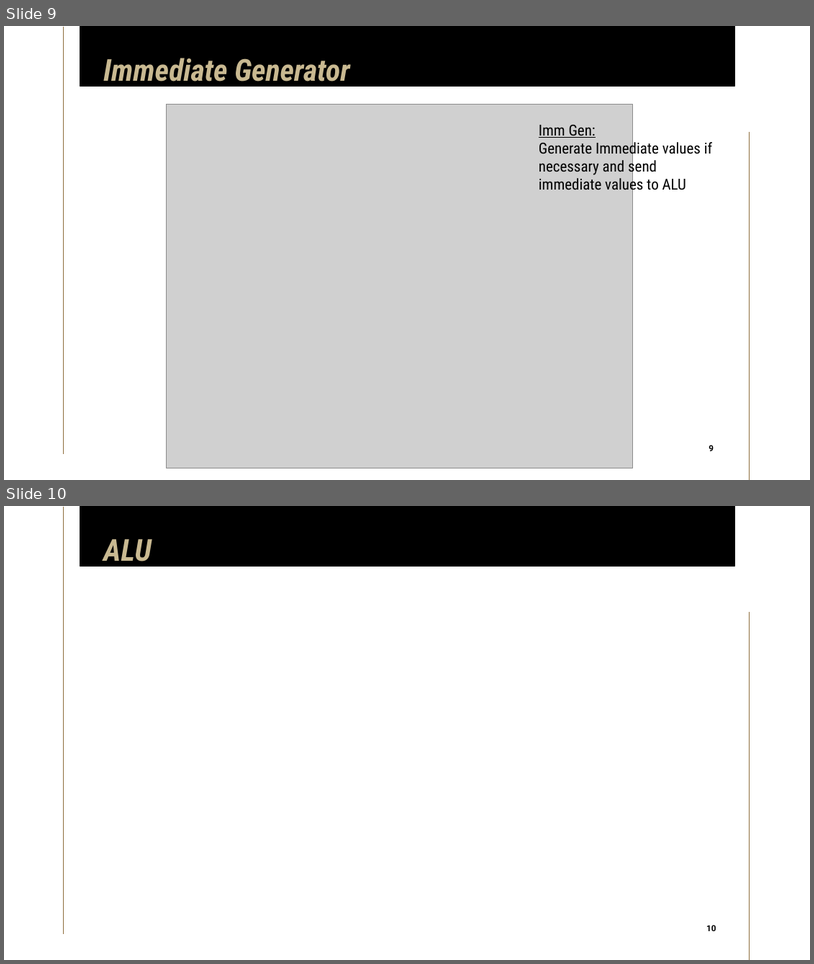
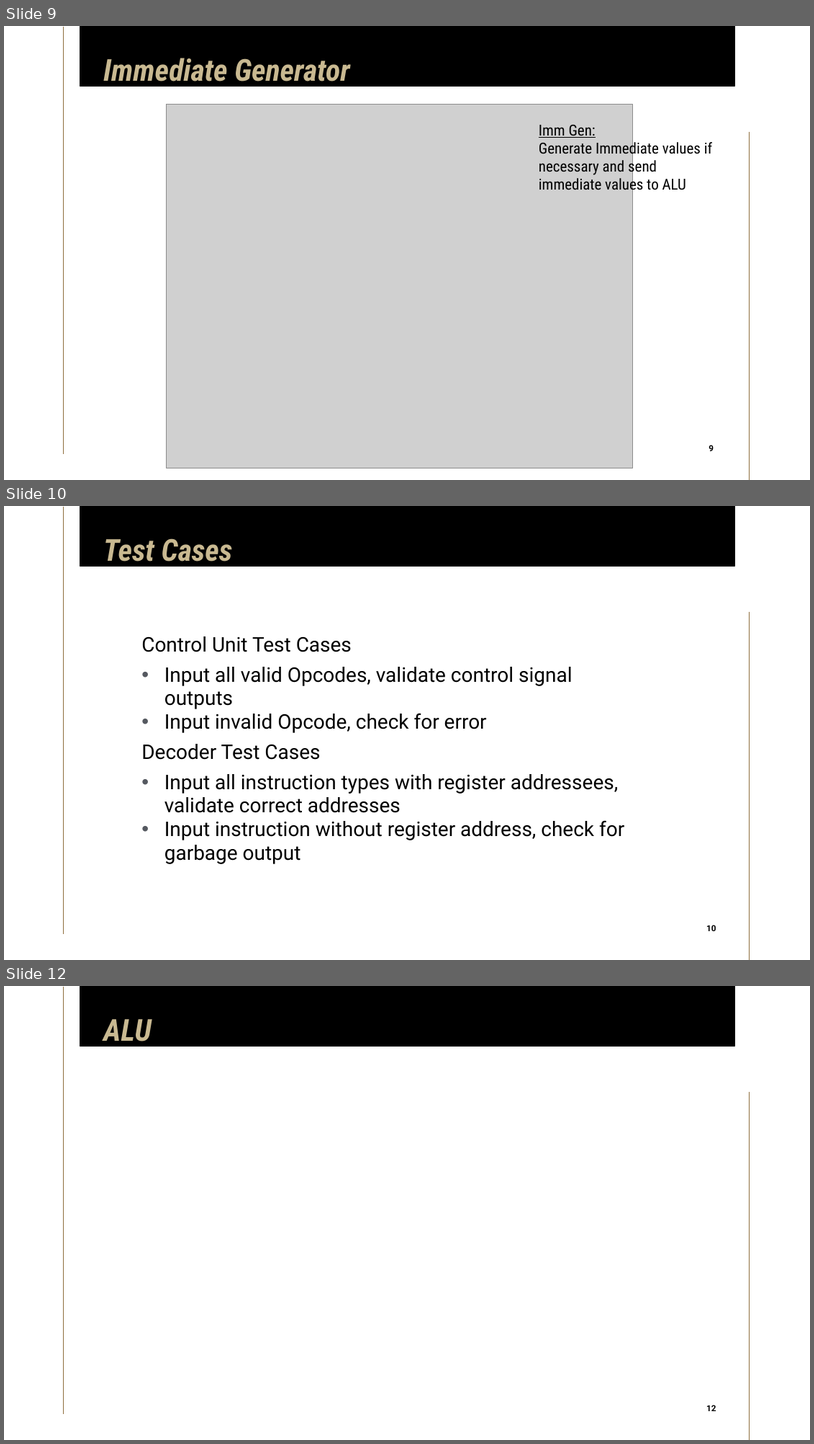
Before and after one commit to limichael246/STARS_2024, a slide deck: Project_Proposal.pptx. Shown one above the other, each under a label of ours: slides 9 and 10 before the commit, slides 9, 10 and 12 after it; the slides between them are not shown. The pictures are 814x964 and 814x1444 pixels, drawn with LibreOffice and Linux fonts; fonts in the diff are those of the drawing; grey boxes stand for pictures. Boxes give left, top, right and bottom in pixels: in the first picture for what was removed or moved away, otherwise in the second. Text is boxed around its words. In the diff, an @@ line names an element or a change of style, - is before the commit and + after.

Commit message:
add Decoder test cases

```diff
--- a/Project_Proposal.pptx
+++ b/Project_Proposal.pptx
@@ slide 10 added at [4, 506, 810, 960], background #FFFFFF; not listed: 3 template elements that a slide beside it also shows @@
@@ title added at [103, 538, 233, 568], 36 pt, text #C9B991, bold, italic @@
+Test Cases
@@ text added at [142, 636, 625, 864], 24 pt, text #000000 @@
+Control Unit Test Cases
+• Input all valid Opcodes, validate control signal outputs
+• Input invalid Opcode, check for error
+Decoder Test Cases
+• Input all instruction types with register addressees, validate correct addresses
+• Input instruction without register address, check for garbage output
@@ page number added at [702, 921, 721, 936], 10 pt, text #000000, bold @@
+10
@@ what was slide 10 is now slide 12 @@
@@ page number at [707, 1404, 716, 1411]: text changed @@
-10
+12
```
Also in this commit, not shown: 1 other slide added.
